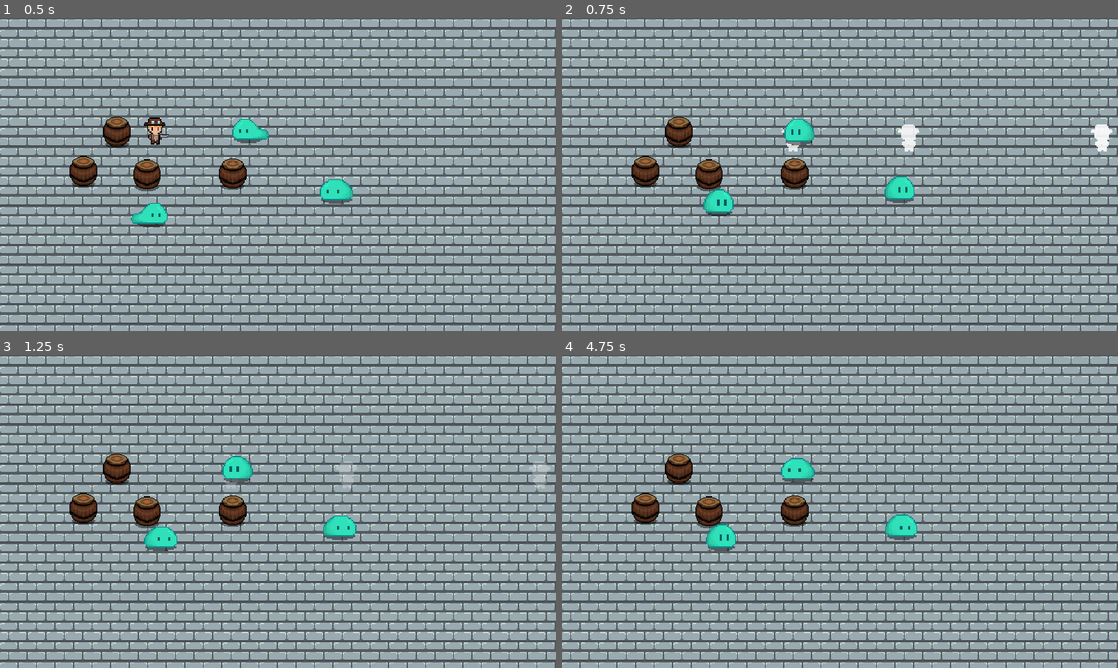
Above: before the commit, frames 1-4 (two rows, left to right).
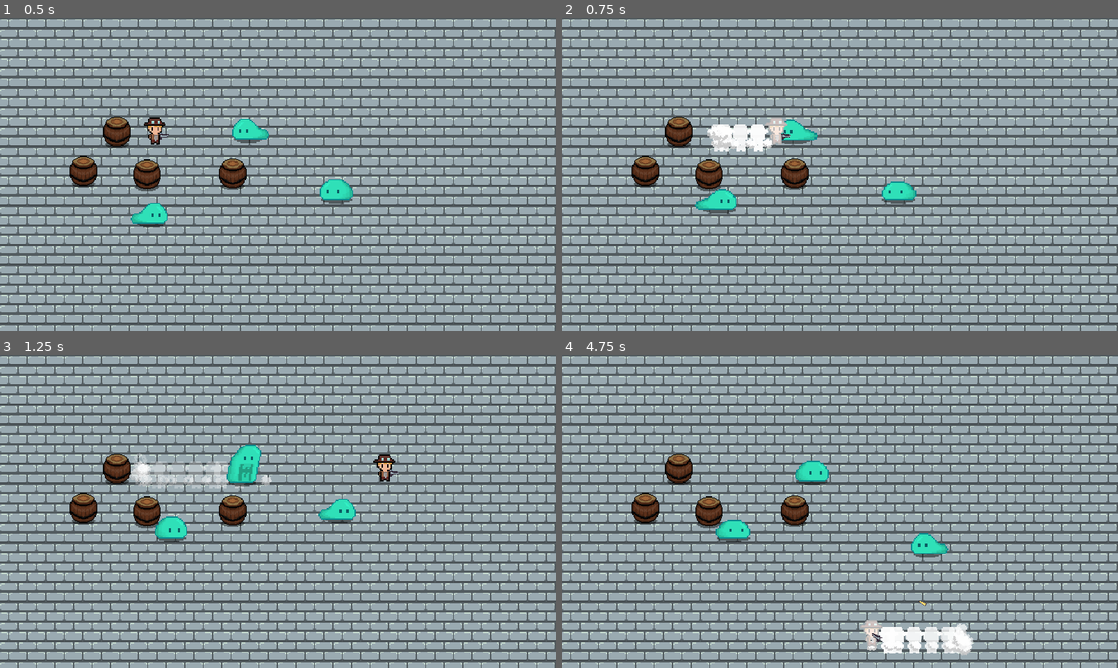
Above: after the commit, the same moments.

Repository: WAIWAI-PARTY/Life-after-people
Game: Godot game, scene res://World.tscn
Same seed, same stepped clock (60 frames per second), same inputs: the game is played once before the commit and once after it.
Inputs (mouse positions are in pixels of both pictures, inside the frame that each line leads up to):
- Up to frame 1 (0.5 s): no input
- Up to frame 2 (0.75 s): move the mouse to (962, 158) at 0.52 s; hold D (ui_right) from 0.53 s (still down); tap Shift (dash) at 0.6 s
- Up to frame 3 (1.25 s): keep holding D (ui_right)
- Up to frame 4 (4.75 s): move the mouse to (728, 527) at 1.27 s; release D (ui_right) at 1.28 s; hold S (ui_down) 1.28-2.03 s; tap Shift (dash) at 1.35, 2.3, 2.85, 3.6, 4.55 s; move the mouse to (895, 442) at 2.02 s; press the mouse at (895, 442) at 2.03 s; hold D (ui_right) 2.03-2.78 s; move the mouse to (812, 574) at 2.77 s; release the mouse at (812, 574) at 2.78 s; hold W (ui_up) 2.78-3.53 s; move the mouse to (1006, 558) at 3.52 s; hold A (ui_left) from 3.53 s (still down); move the mouse to (673, 464) at 4.27 s; click (673, 464) at 4.35 s

Frame 1 is identical in both runs. In frame 2, 2.1% of the frame differs, in the area x 23-99%, y 31-64%; in frame 3, 3.6%, in the area x 23-99%, y 28-63%; in frame 4, 3.2%.

Commit message:
Revert "Update Player.gd"
This reverts commit 70a5b579659b5e0bf387a8c6ec7665e9aa95a25f.

Diff:
--- a/Player/Player.gd
+++ b/Player/Player.gd
@@ -1,8 +1,10 @@
 extends KinematicBody2D
 
-export(int) var maxSpeed = 60000
+export(int) var maxSpeed = 100
 
-const dash_duration = 0.15
+export(int) var aclt = 800
+export(int) var frict = 1000
+const dash_duration = 0.2
 
 var stats = PlayerStats
 var velocity = Vector2.ZERO
@@ -20,15 +22,17 @@
 	input_vector.x = Input.get_action_strength("ui_right") - Input.get_action_strength("ui_left")
 	input_vector.y = Input.get_action_strength("ui_down") - Input.get_action_strength("ui_up")
 	input_vector = input_vector.normalized()
-	maxSpeed = 300000 if dash.is_dashing() else 60000
+	maxSpeed = 450 if dash.is_dashing() else 100
+	aclt = 10000 if dash.is_dashing() else 800
 	if Input.is_action_just_pressed("dash") && dash.can_dash && !dash.is_dashing():
 		dash.start_dash(sprite, dash_duration, input_vector)
 
 	if input_vector != Vector2.ZERO:
-		velocity = input_vector*maxSpeed
+		velocity = velocity.move_toward(input_vector*maxSpeed, aclt*delta)
+
 	else:
-		velocity = Vector2.ZERO
-	velocity = velocity*delta
+		velocity = velocity.move_toward(Vector2.ZERO, frict*delta)
+	print(velocity)
 	move_and_slide(velocity)
 
 func _on_hurtbox_area_entered(area):
